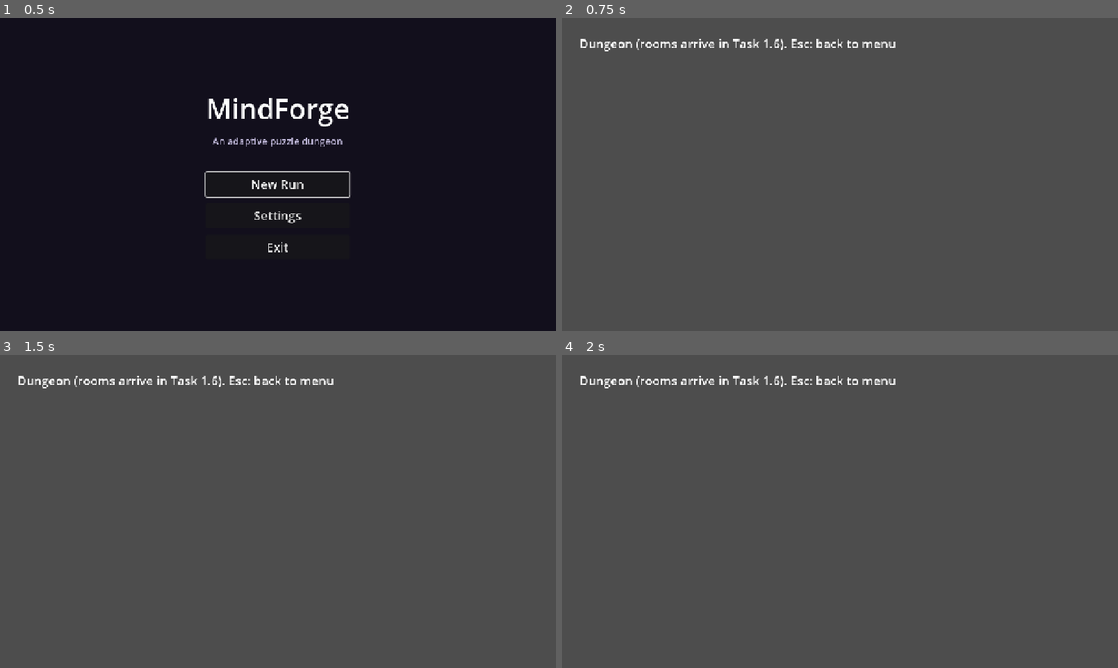
Above: before the commit, frames 1-4 (two rows, left to right).
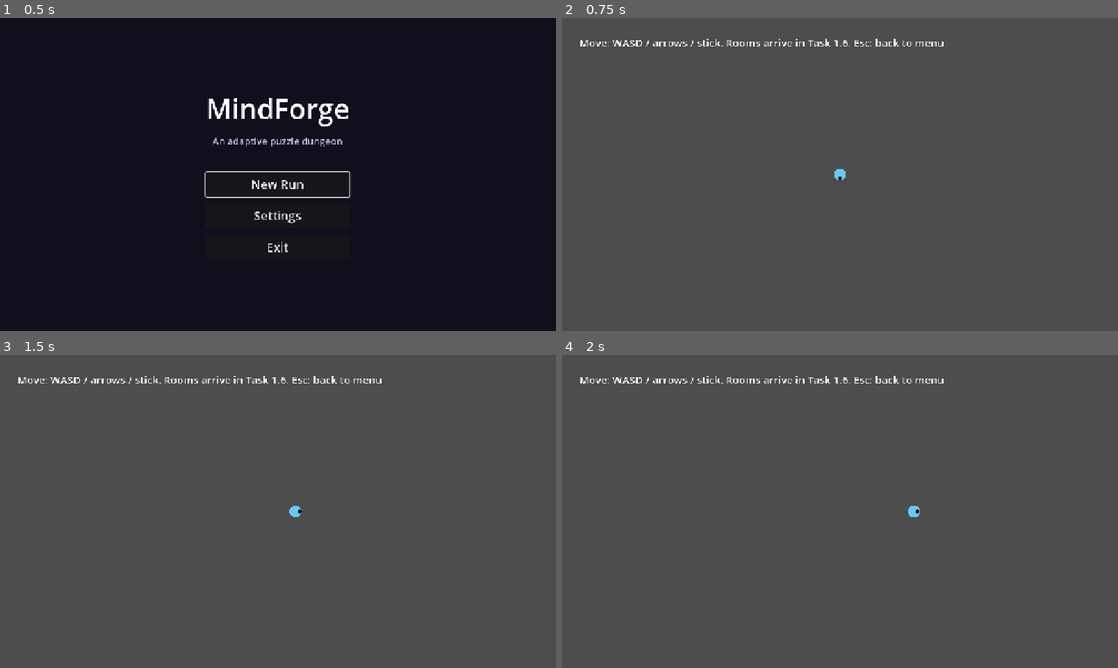
Above: after the commit, the same moments.

Repository: M-Mashreghi/MindForge
Game: Godot game, scene res://game/scenes/main/main.tscn
Same seed, same stepped clock (60 frames per second), same inputs: the game is played once before the commit and once after it.
Inputs:
- Up to frame 1 (0.5 s): no input
- Up to frame 2 (0.75 s): click "New Run" at 0.5 s
- Up to frame 3 (1.5 s): tap Enter at 1.25 s; hold D (move_right, bound only after the commit) from 1.28 s (still down); hold E (interact, bound only after the commit) from 1.28 s (still down)
- Up to frame 4 (2 s): keep holding D (move_right, bound only after the commit); keep holding E (interact, bound only after the commit)

Frame 1 is identical in both runs. In frame 2, 0.9% of the frame differs, in the area x 3-69%, y 6-52%; in frame 3, 0.9%; in frame 4, 0.9%.

Commit message:
task(1.5): add top-down player controller
- move_* and interact input actions (keyboard, d-pad, stick, joypad A)
- pure top-down motion math with acceleration, friction and speed cap
- CharacterBody2D player with collision-aware move_and_slide
- player added to the dungeon shell; tests cover motion and walls

Co-Authored-By: Claude Opus 5.5 (1M context) <noreply@anthropic.com>

Diff:
--- a/game/scenes/dungeon/dungeon.tscn
+++ b/game/scenes/dungeon/dungeon.tscn
@@ -1,6 +1,7 @@
-[gd_scene load_steps=2 format=3]
+[gd_scene load_steps=3 format=3]
 
 [ext_resource type="Script" path="res://game/scenes/dungeon/dungeon.gd" id="1_dungeon"]
+[ext_resource type="PackedScene" path="res://game/scenes/dungeon/player.tscn" id="2_player"]
 
 [node name="Dungeon" type="Node2D"]
 script = ExtResource("1_dungeon")
@@ -8,7 +9,10 @@
 [node name="Placeholder" type="Label" parent="."]
 offset_left = 40.0
 offset_top = 40.0
-offset_right = 640.0
+offset_right = 900.0
 offset_bottom = 90.0
-theme_override_font_sizes/font_size = 28
-text = "Dungeon (rooms arrive in Task 1.6). Esc: back to menu"
+theme_override_font_sizes/font_size = 24
+text = "Move: WASD / arrows / stick. Rooms arrive in Task 1.6. Esc: back to menu"
+
+[node name="Player" parent="." instance=ExtResource("2_player")]
+position = Vector2(640, 360)
--- /dev/null
+++ b/game/scenes/dungeon/player.gd
@@ -0,0 +1,60 @@
+extends CharacterBody2D
+## Top-down player. Reads the move_* input actions and moves with collisions.
+## It knows nothing about rooms, doors or puzzles.
+
+const TopDownMotion := preload("res://game/scripts/dungeon/top_down_motion.gd")
+
+## Emitted when the interact action is pressed while input is enabled.
+signal interact_requested
+
+@export var max_speed: float = 260.0
+@export var acceleration: float = 2400.0
+@export var friction: float = 2800.0
+@export var body_color: Color = Color(0.42, 0.78, 0.95)
+
+## When false the player ignores input and slows to a stop (menus, transitions).
+var input_enabled: bool = true
+## Tests and cutscenes can drive the player without real input.
+var scripted_direction: Vector2 = Vector2.ZERO
+var use_scripted_direction: bool = false
+var facing: Vector2 = Vector2.DOWN
+
+var _motion := TopDownMotion.new()
+
+
+func _ready() -> void:
+	_motion.max_speed = max_speed
+	_motion.acceleration = acceleration
+	_motion.friction = friction
+
+
+func _physics_process(delta: float) -> void:
+	var direction := read_input_direction() if input_enabled else Vector2.ZERO
+	velocity = _motion.step(velocity, direction, delta)
+	if not direction.is_zero_approx():
+		facing = direction.normalized()
+	move_and_slide()
+	queue_redraw()
+
+
+func _unhandled_input(event: InputEvent) -> void:
+	if input_enabled and event.is_action_pressed("interact"):
+		interact_requested.emit()
+
+
+func read_input_direction() -> Vector2:
+	if use_scripted_direction:
+		return scripted_direction
+	return Input.get_vector("move_left", "move_right", "move_up", "move_down")
+
+
+## Stops immediately at `world_position` (used when entering a room).
+func place_at(world_position: Vector2) -> void:
+	global_position = world_position
+	velocity = Vector2.ZERO
+
+
+func _draw() -> void:
+	# Placeholder art: a body circle with a facing marker (shape, not only color).
+	draw_circle(Vector2.ZERO, 14.0, body_color)
+	draw_circle(facing * 9.0, 4.0, Color(0.05, 0.05, 0.1))
--- /dev/null
+++ b/game/scenes/dungeon/player.tscn
@@ -0,0 +1,15 @@
+[gd_scene load_steps=3 format=3]
+
+[ext_resource type="Script" path="res://game/scenes/dungeon/player.gd" id="1_player"]
+
+[sub_resource type="CircleShape2D" id="CircleShape2D_body"]
+radius = 14.0
+
+[node name="Player" type="CharacterBody2D"]
+collision_layer = 2
+collision_mask = 1
+motion_mode = 1
+script = ExtResource("1_player")
+
+[node name="CollisionShape2D" type="CollisionShape2D" parent="."]
+shape = SubResource("CircleShape2D_body")
--- /dev/null
+++ b/game/scripts/dungeon/top_down_motion.gd
@@ -0,0 +1,17 @@
+extends RefCounted
+## Pure top-down movement math (no nodes, no input), so it can be tested
+## headlessly and reused by any character body.
+
+var max_speed: float = 260.0
+## Speed gained per second while input is held.
+var acceleration: float = 2400.0
+## Speed lost per second when there is no input.
+var friction: float = 2800.0
+
+
+## Returns the next velocity for `input_direction` (any length; clamped to 1).
+func step(velocity: Vector2, input_direction: Vector2, delta: float) -> Vector2:
+	var direction := input_direction.limit_length(1.0)
+	if direction.is_zero_approx():
+		return velocity.move_toward(Vector2.ZERO, friction * delta)
+	return velocity.move_toward(direction * max_speed, acceleration * delta)
--- a/project.godot
+++ b/project.godot
@@ -23,6 +23,55 @@
 window/stretch/mode="canvas_items"
 window/stretch/aspect="keep"
 
+[input]
+
+move_left={
+"deadzone": 0.2,
+"events": [Object(InputEventKey,"resource_local_to_scene":false,"resource_name":"","device":-1,"window_id":0,"alt_pressed":false,"shift_pressed":false,"ctrl_pressed":false,"meta_pressed":false,"pressed":false,"keycode":0,"physical_keycode":65,"key_label":0,"unicode":0,"location":0,"echo":false,"script":null)
+, Object(InputEventKey,"resource_local_to_scene":false,"resource_name":"","device":-1,"window_id":0,"alt_pressed":false,"shift_pressed":false,"ctrl_pressed":false,"meta_pressed":false,"pressed":false,"keycode":0,"physical_keycode":4194319,"key_label":0,"unicode":0,"location":0,"echo":false,"script":null)
+, Object(InputEventJoypadButton,"resource_local_to_scene":false,"resource_name":"","device":-1,"button_index":13,"pressure":0.0,"pressed":true,"script":null)
+, Object(InputEventJoypadMotion,"resource_local_to_scene":false,"resource_name":"","device":-1,"axis":0,"axis_value":-1.0,"script":null)
+]
+}
+move_right={
+"deadzone": 0.2,
+"events": [Object(InputEventKey,"resource_local_to_scene":false,"resource_name":"","device":-1,"window_id":0,"alt_pressed":false,"shift_pressed":false,"ctrl_pressed":false,"meta_pressed":false,"pressed":false,"keycode":0,"physical_keycode":68,"key_label":0,"unicode":0,"location":0,"echo":false,"script":null)
+, Object(InputEventKey,"resource_local_to_scene":false,"resource_name":"","device":-1,"window_id":0,"alt_pressed":false,"shift_pressed":false,"ctrl_pressed":false,"meta_pressed":false,"pressed":false,"keycode":0,"physical_keycode":4194321,"key_label":0,"unicode":0,"location":0,"echo":false,"script":null)
+, Object(InputEventJoypadButton,"resource_local_to_scene":false,"resource_name":"","device":-1,"button_index":14,"pressure":0.0,"pressed":true,"script":null)
+, Object(InputEventJoypadMotion,"resource_local_to_scene":false,"resource_name":"","device":-1,"axis":0,"axis_value":1.0,"script":null)
+]
+}
+move_up={
+"deadzone": 0.2,
+"events": [Object(InputEventKey,"resource_local_to_scene":false,"resource_name":"","device":-1,"window_id":0,"alt_pressed":false,"shift_pressed":false,"ctrl_pressed":false,"meta_pressed":false,"pressed":false,"keycode":0,"physical_keycode":87,"key_label":0,"unicode":0,"location":0,"echo":false,"script":null)
+, Object(InputEventKey,"resource_local_to_scene":false,"resource_name":"","device":-1,"window_id":0,"alt_pressed":false,"shift_pressed":false,"ctrl_pressed":false,"meta_pressed":false,"pressed":false,"keycode":0,"physical_keycode":4194320,"key_label":0,"unicode":0,"location":0,"echo":false,"script":null)
+, Object(InputEventJoypadButton,"resource_local_to_scene":false,"resource_name":"","device":-1,"button_index":11,"pressure":0.0,"pressed":true,"script":null)
+, Object(InputEventJoypadMotion,"resource_local_to_scene":false,"resource_name":"","device":-1,"axis":1,"axis_value":-1.0,"script":null)
+]
+}
+move_down={
+"deadzone": 0.2,
+"events": [Object(InputEventKey,"resource_local_to_scene":false,"resource_name":"","device":-1,"window_id":0,"alt_pressed":false,"shift_pressed":false,"ctrl_pressed":false,"meta_pressed":false,"pressed":false,"keycode":0,"physical_keycode":83,"key_label":0,"unicode":0,"location":0,"echo":false,"script":null)
+, Object(InputEventKey,"resource_local_to_scene":false,"resource_name":"","device":-1,"window_id":0,"alt_pressed":false,"shift_pressed":false,"ctrl_pressed":false,"meta_pressed":false,"pressed":false,"keycode":0,"physical_keycode":4194322,"key_label":0,"unicode":0,"location":0,"echo":false,"script":null)
+, Object(InputEventJoypadButton,"resource_local_to_scene":false,"resource_name":"","device":-1,"button_index":12,"pressure":0.0,"pressed":true,"script":null)
+, Object(InputEventJoypadMotion,"resource_local_to_scene":false,"resource_name":"","device":-1,"axis":1,"axis_value":1.0,"script":null)
+]
+}
+interact={
+"deadzone": 0.2,
+"events": [Object(InputEventKey,"resource_local_to_scene":false,"resource_name":"","device":-1,"window_id":0,"alt_pressed":false,"shift_pressed":false,"ctrl_pressed":false,"meta_pressed":false,"pressed":false,"keycode":0,"physical_keycode":69,"key_label":0,"unicode":0,"location":0,"echo":false,"script":null)
+, Object(InputEventKey,"resource_local_to_scene":false,"resource_name":"","device":-1,"window_id":0,"alt_pressed":false,"shift_pressed":false,"ctrl_pressed":false,"meta_pressed":false,"pressed":false,"keycode":0,"physical_keycode":32,"key_label":0,"unicode":0,"location":0,"echo":false,"script":null)
+, Object(InputEventKey,"resource_local_to_scene":false,"resource_name":"","device":-1,"window_id":0,"alt_pressed":false,"shift_pressed":false,"ctrl_pressed":false,"meta_pressed":false,"pressed":false,"keycode":0,"physical_keycode":4194309,"key_label":0,"unicode":0,"location":0,"echo":false,"script":null)
+, Object(InputEventJoypadButton,"resource_local_to_scene":false,"resource_name":"","device":-1,"button_index":0,"pressure":0.0,"pressed":true,"script":null)
+]
+}
+
+[layer_names]
+
+2d_physics/layer_1="world"
+2d_physics/layer_2="player"
+2d_physics/layer_3="interactables"
+
 [rendering]
 
 renderer/rendering_method="gl_compatibility"
--- /dev/null
+++ b/tests/unit/test_player_motion.gd
@@ -0,0 +1,83 @@
+extends "res://tests/test_case.gd"
+
+const TopDownMotion := preload("res://game/scripts/dungeon/top_down_motion.gd")
+const PLAYER_SCENE := preload("res://game/scenes/dungeon/player.tscn")
+
+
+func test_accelerates_to_max_speed() -> void:
+	var motion := TopDownMotion.new()
+	var v := Vector2.ZERO
+	for i in 60:
+		v = motion.step(v, Vector2.RIGHT, 1.0 / 60.0)
+	check(is_equal_approx(v.length(), motion.max_speed), "reaches max speed")
+	check(v.x > 0.0 and is_zero_approx(v.y), "moves right")
+
+
+func test_diagonal_is_not_faster() -> void:
+	var motion := TopDownMotion.new()
+	var v := Vector2.ZERO
+	for i in 60:
+		v = motion.step(v, Vector2(1, 1), 1.0 / 60.0)
+	check(v.length() <= motion.max_speed + 0.001, "diagonal capped at max speed")
+
+
+func test_friction_stops_without_input() -> void:
+	var motion := TopDownMotion.new()
+	var v := Vector2(motion.max_speed, 0)
+	for i in 60:
+		v = motion.step(v, Vector2.ZERO, 1.0 / 60.0)
+	check(v.is_zero_approx(), "stops when input released")
+
+
+func test_motion_is_deterministic() -> void:
+	var a := TopDownMotion.new()
+	var b := TopDownMotion.new()
+	var va := Vector2.ZERO
+	var vb := Vector2.ZERO
+	for i in 30:
+		va = a.step(va, Vector2(0.3, -0.8), 1.0 / 60.0)
+		vb = b.step(vb, Vector2(0.3, -0.8), 1.0 / 60.0)
+	check_eq(va, vb, "same inputs, same velocity")
+
+
+func test_input_actions_have_keyboard_bindings() -> void:
+	for action in ["move_left", "move_right", "move_up", "move_down", "interact"]:
+		check(InputMap.has_action(action), "action %s exists" % action)
+		var has_key := false
+		for event in InputMap.action_get_events(action):
+			if event is InputEventKey:
+				has_key = true
+		check(has_key, "action %s has a keyboard binding" % action)
+
+
+func test_player_moves_and_is_blocked_by_wall() -> void:
+	var world := Node2D.new()
+	var wall := StaticBody2D.new()
+	wall.collision_layer = 1
+	var shape := CollisionShape2D.new()
+	var rect := RectangleShape2D.new()
+	rect.size = Vector2(20, 400)
+	shape.shape = rect
+	wall.add_child(shape)
+	wall.position = Vector2(200, 0)
+	world.add_child(wall)
+	var player: CharacterBody2D = PLAYER_SCENE.instantiate()
+	player.use_scripted_direction = true
+	player.scripted_direction = Vector2.RIGHT
+	world.add_child(player)
+	await add_to_root(world)
+	await physics_frames(90)
+	check(player.position.x > 100.0, "player moved right (x=%s)" % player.position.x)
+	# Wall's left face is at x=190 and the player radius is 14.
+	check(player.position.x <= 177.0, "player stopped by wall (x=%s)" % player.position.x)
+
+
+func test_disabled_input_stops_player() -> void:
+	var player: CharacterBody2D = PLAYER_SCENE.instantiate()
+	player.use_scripted_direction = true
+	player.scripted_direction = Vector2.DOWN
+	await add_to_root(player)
+	await physics_frames(10)
+	player.input_enabled = false
+	await physics_frames(30)
+	check(player.velocity.is_zero_approx(), "velocity zero when input disabled")
Not shown, added: game/scenes/dungeon/player.gd.uid
Not shown, added: game/scripts/dungeon/top_down_motion.gd.uid
Not shown, added: tests/unit/test_player_motion.gd.uid
Not shown, changed: docs/PROJECT_PHASES_AND_TASKS.md
Not shown, changed: docs/TASKS.md
Not shown, removed: game/scripts/dungeon/.gitkeep
